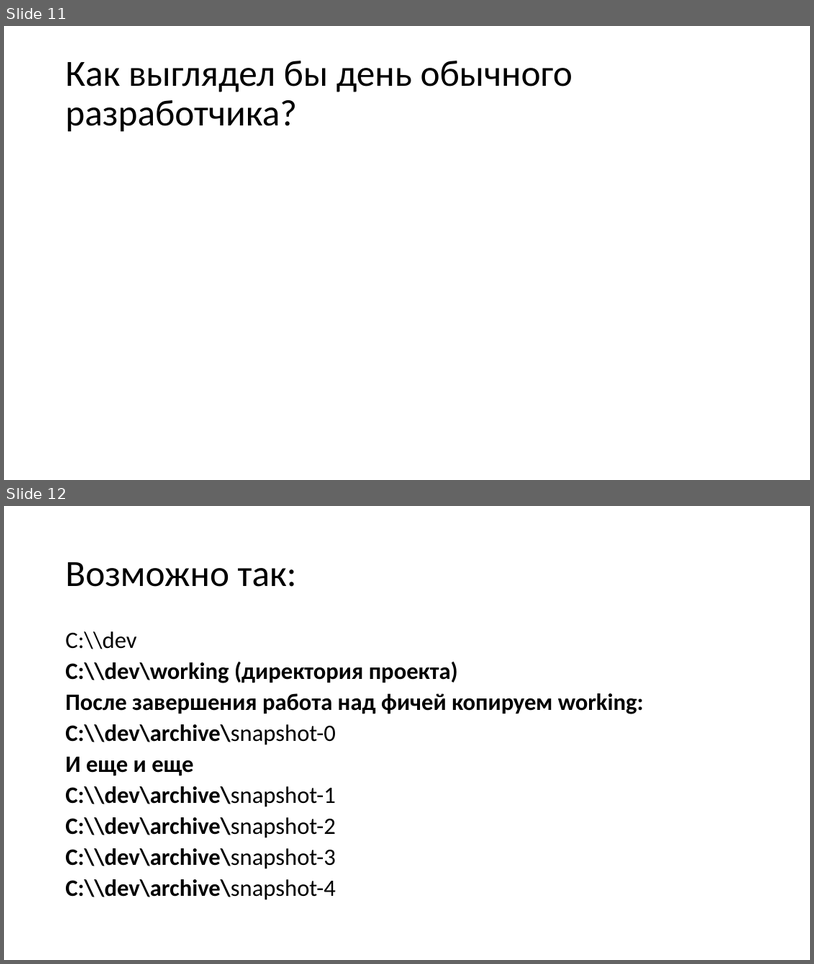
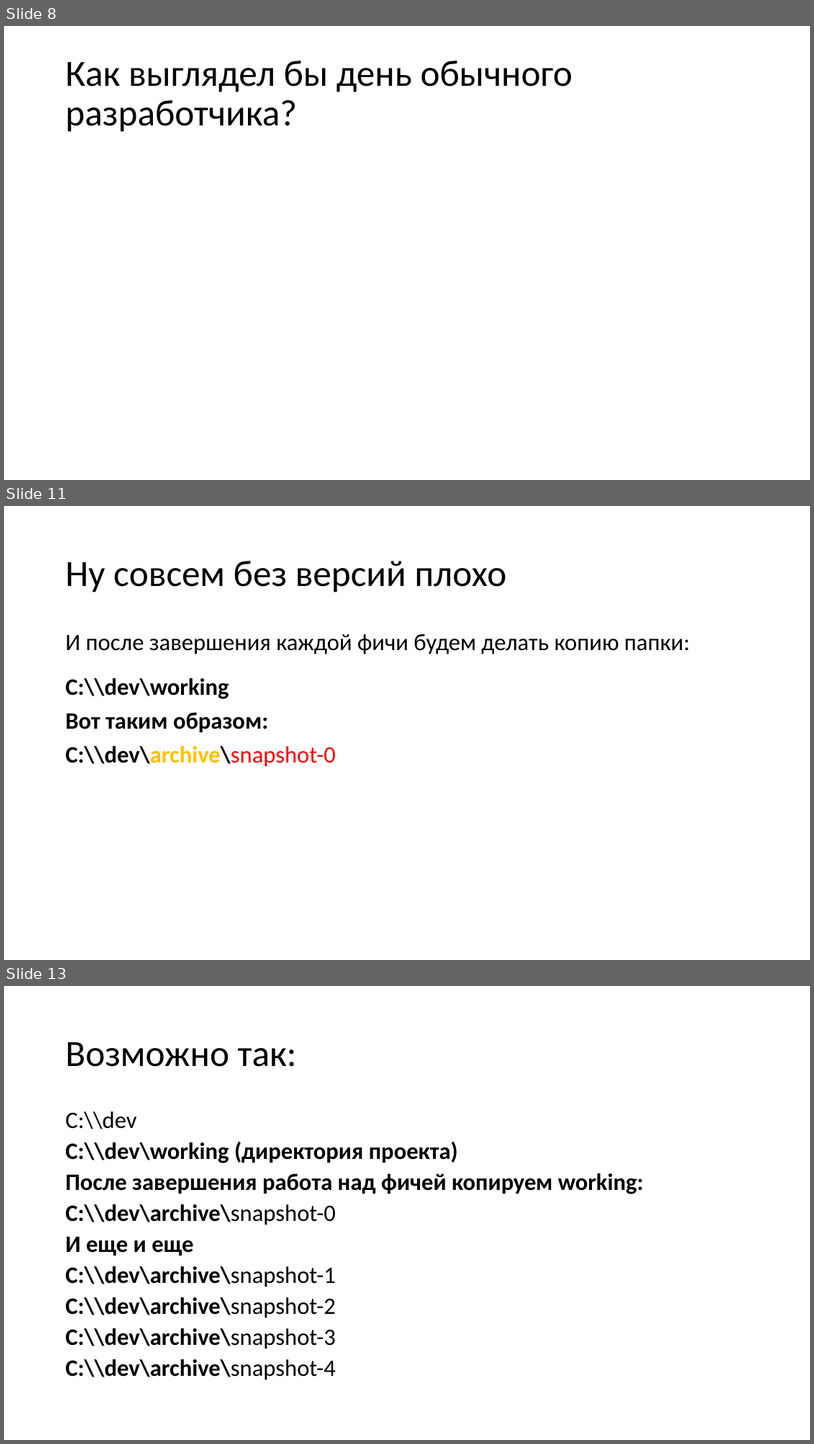
Before and after one commit to dzmitry-varabei/front-end-course, a slide deck: git-commit-code-review/Presentation1.pptx. Shown one above the other, each under a label of ours: slides 11 and 12 before the commit, slides 8, 11 and 13 after it; the slides between them are not shown. The pictures are 814x964 and 814x1444 pixels, drawn with LibreOffice and Linux fonts; fonts in the diff are those of the drawing. Boxes give left, top, right and bottom in pixels: in the first picture for what was removed or moved away, otherwise in the second. Text is boxed around its words. In the diff, an @@ line names an element or a change of style, - is before the commit and + after.

```diff
--- a/git-commit-code-review/Presentation1.pptx
+++ b/git-commit-code-review/Presentation1.pptx
@@ slide 11 added at bbox=[4, 506, 810, 960], background #FFFFFF @@
@@ title added at bbox=[65, 561, 507, 592], 44 pt, text #000000 @@
+Ну совсем без версий плохо
@@ text added at bbox=[65, 633, 690, 654], 28 pt, text #000000 @@
+И после завершения каждой фичи будем делать копию папки:
@@ text added at bbox=[65, 678, 336, 767], 28 pt, text #000000, bold @@
+С:\\dev\working
+Вот таким образом:
+С:\\dev\archive\snapshot-0
@@ what was slide 11 is now slide 8 @@
@@ what was slide 12 is now slide 13 @@
```
Also in this commit, not shown: 4 slides changed, 8 other slides added, 2 slides removed, 1 other file.
